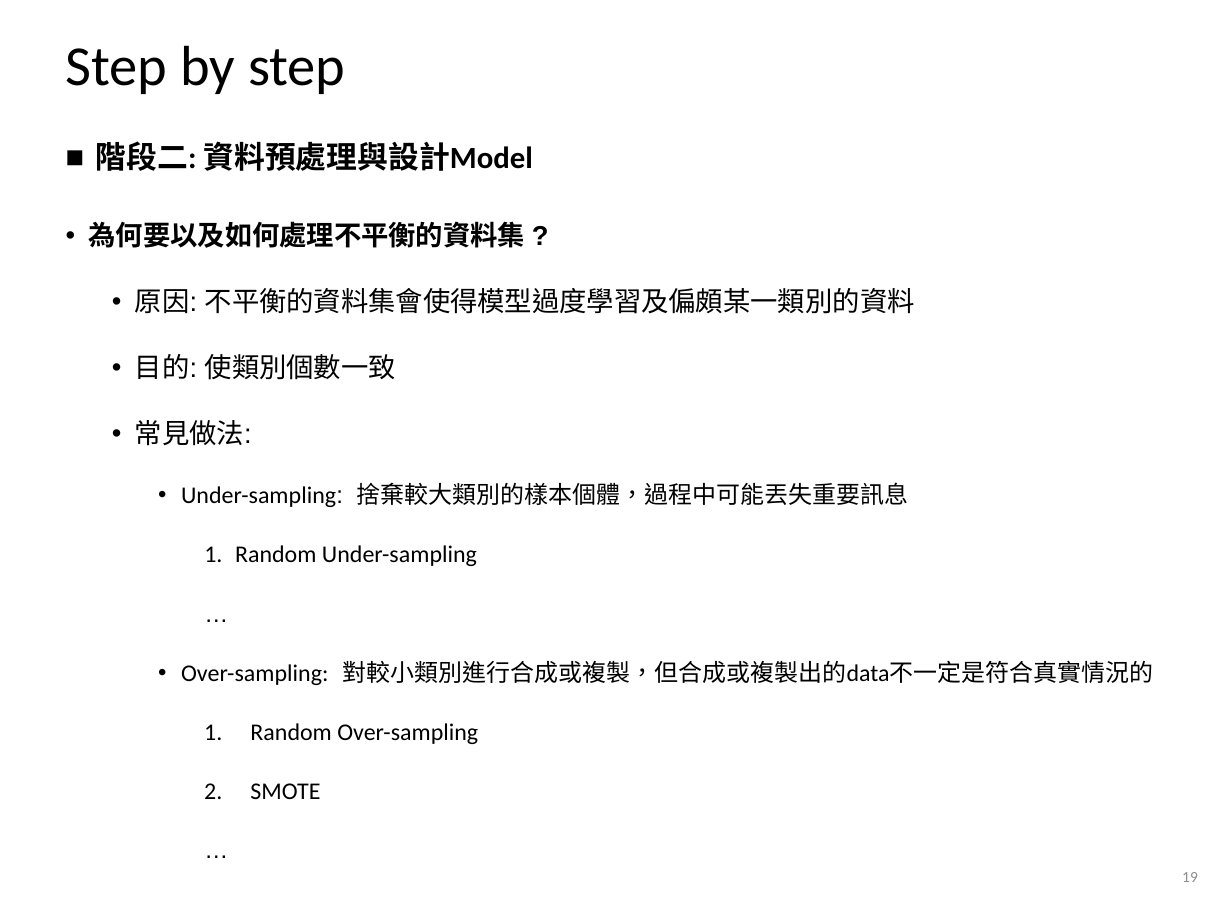
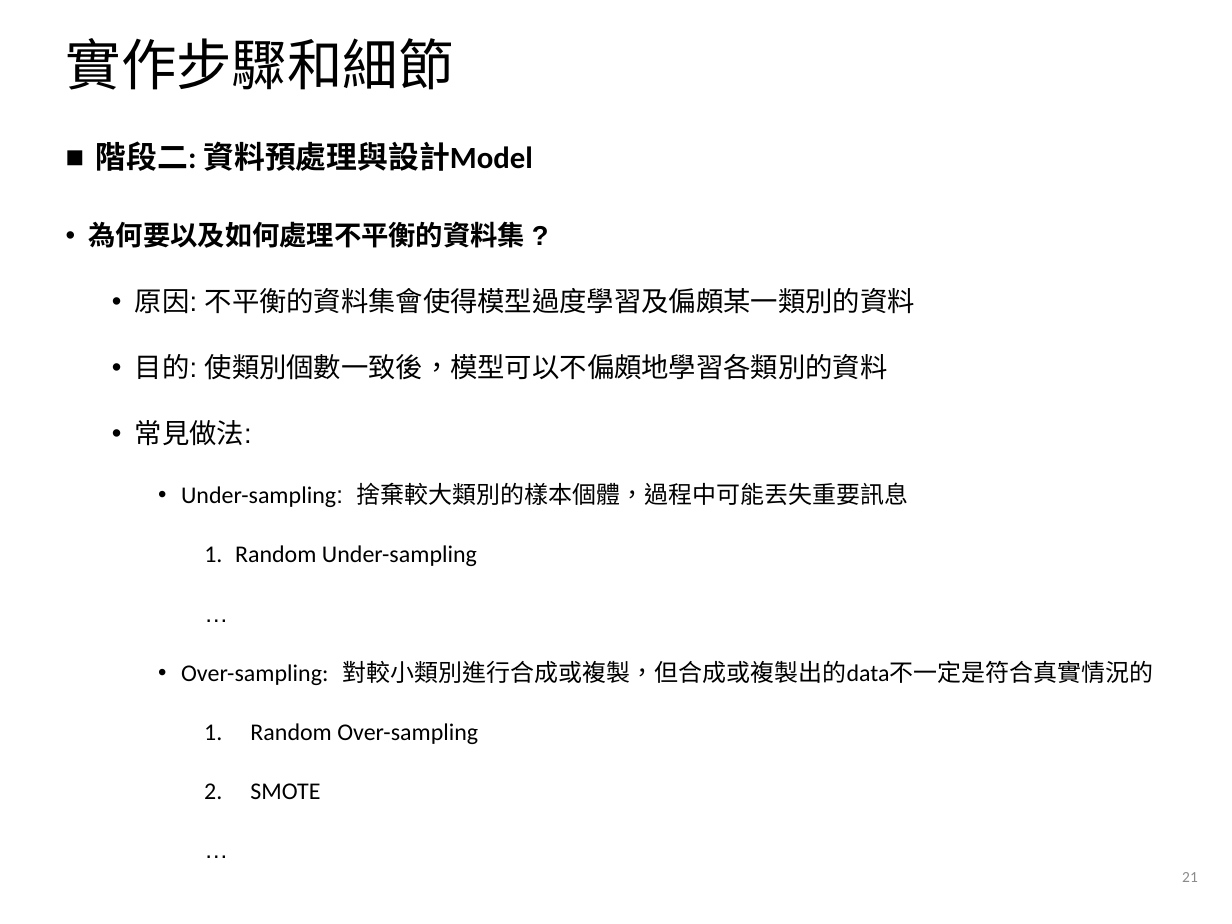
Before and after one commit to alvinyee860120/AIOps-anomaly-detection, a slide deck: slide 21 of AIOps結案報告.pptx (slide 19 before the commit). Drawn at 1232x924 pixels with LibreOffice and Linux fonts; fonts in the diff are those of the drawing; background and template pictures are left out. Boxes give left, top, right and bottom in pixels: in the first picture for what was removed or moved away, otherwise in the second. Text is boxed around its words. In the diff, an @@ line names an element or a change of style, - is before the commit and + after.

```diff
--- a/AIOps結案報告.pptx
+++ b/AIOps結案報告.pptx
@@ title at [66,38,454,90]: text changed; size 33 to 32.4 pt @@
-Step by step
+實作步驟和細節
@@ text at [135,354,888,380]: text changed @@
-  • 目的: 使類別個數一致
+  • 目的: 使類別個數一致後，模型可以不偏頗地學習各類別的資料
@@ page number at [1182,872,1198,882]: text changed @@
-19
+21
```
Also in this commit, not shown: 25 other slides changed, 14 slides added, 12 slides removed.
